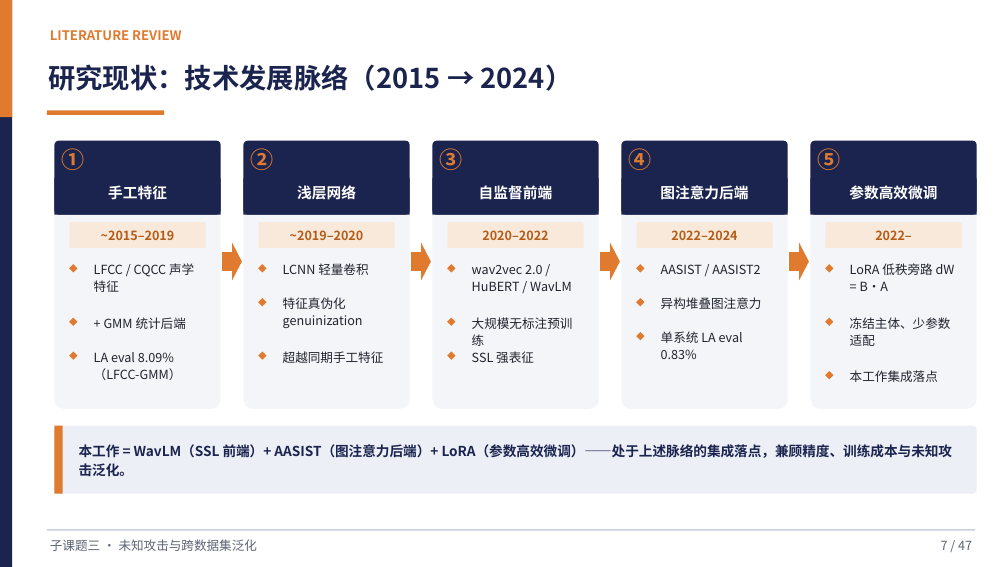
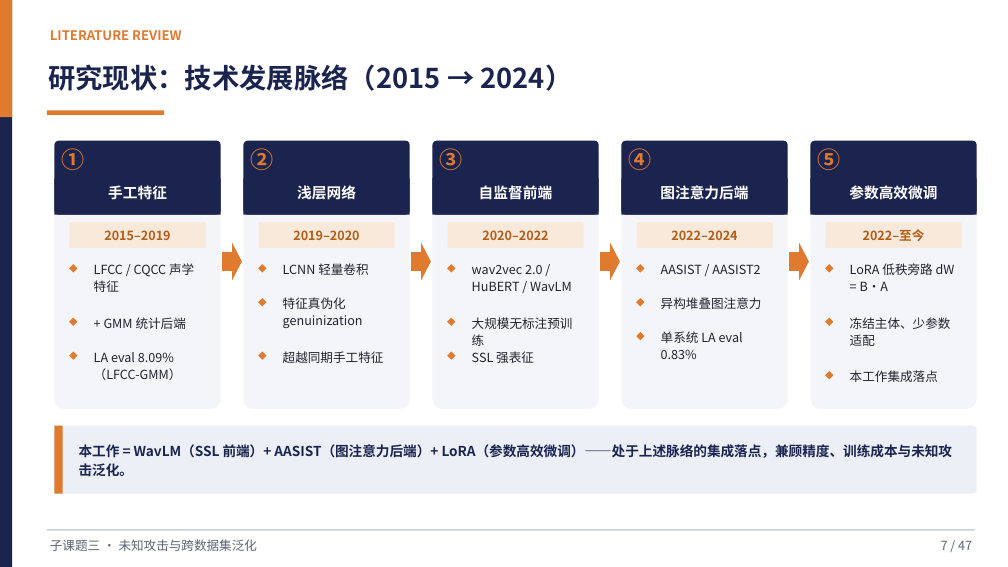
Before and after one commit to Yihuai-Zhang/learngit, a slide deck: slide 6 of 子课题三答辩-未知攻击与跨数据集泛化.pptx (slide 7 before the commit). Drawn at 1008x567 pixels with LibreOffice and Linux fonts; fonts in the diff are those of the drawing. Boxes give left, top, right and bottom in pixels: in the first picture for what was removed or moved away, otherwise in the second. Text is boxed around its words. In the diff, an @@ line names an element or a change of style, - is before the commit and + after.

```diff
--- a/子课题三答辩-未知攻击与跨数据集泛化.pptx
+++ b/子课题三答辩-未知攻击与跨数据集泛化.pptx
@@ text at [104, 230, 170, 240]: text changed @@
-~2015–2019
+2015–2019
@@ text at [293, 230, 359, 240]: text changed @@
-~2019–2020
+2019–2020
@@ text at [863, 229, 925, 241]: text changed @@
-2022–
+2022–至今
```
Also in this commit, not shown: 30 other slides changed, 1 slide added, 3 slides removed, 2 other files.
